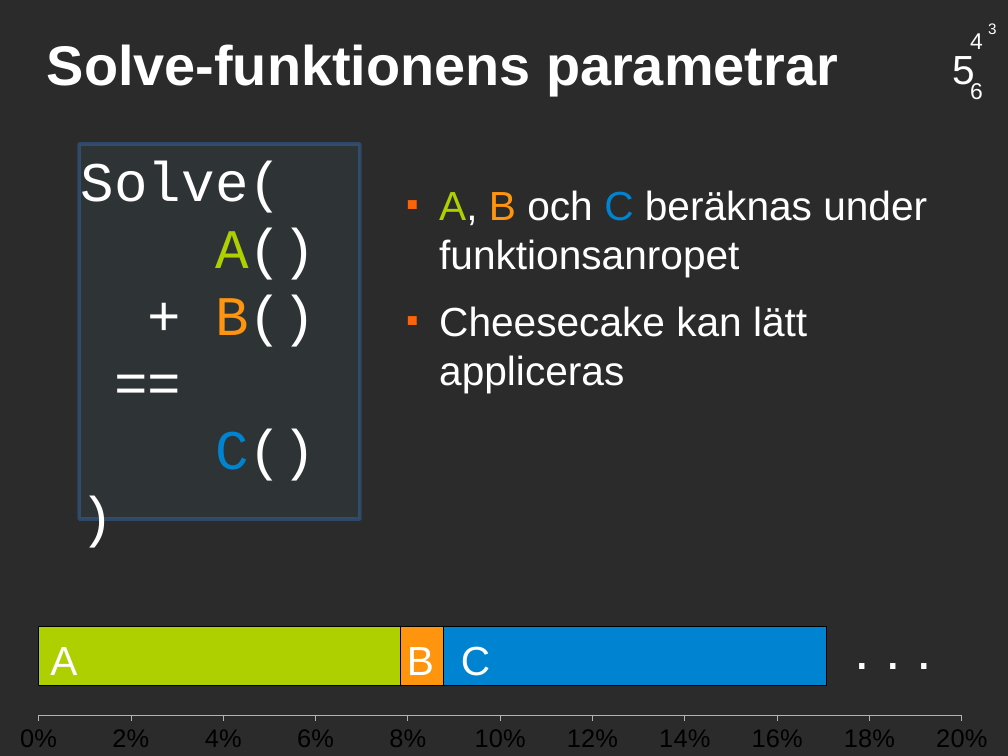
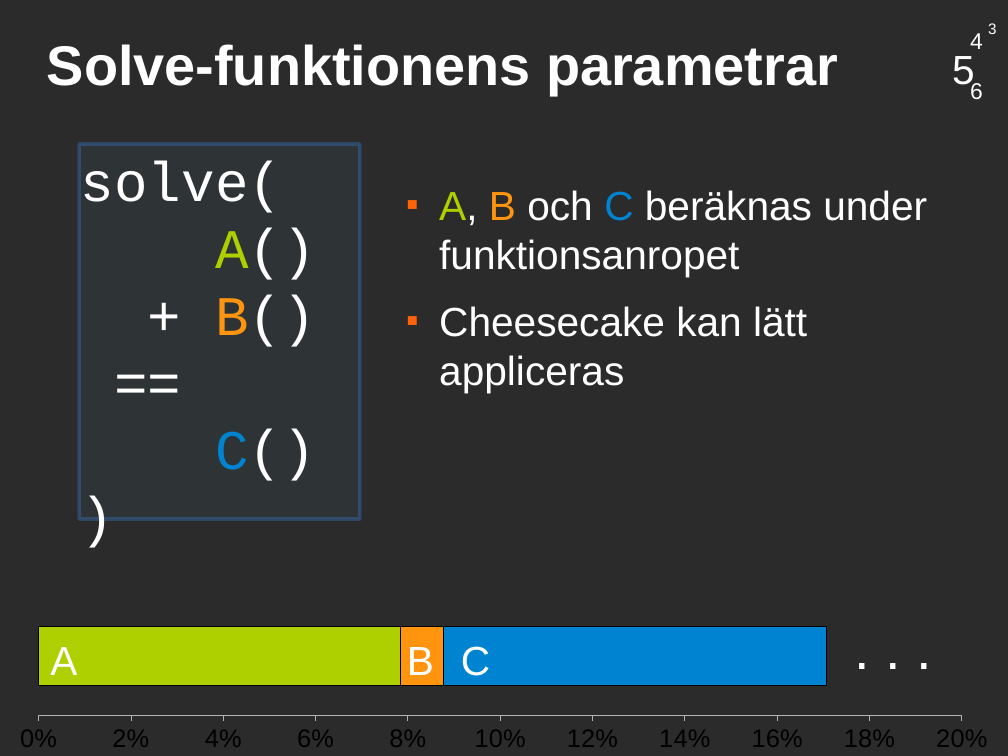
Before and after one commit to saifthe1/openfoam-openmp, a slide deck: slide 14 of presentation/pres.odp. Drawn at 1008x756 pixels with LibreOffice and Linux fonts; fonts in the diff are those of the drawing; background and template pictures are left out; a plain dark background stands for a picture behind light text. Boxes give left, top, right and bottom in pixels: in the first picture for what was removed or moved away, otherwise in the second. Text is boxed around its words. In the diff, an @@ line names an element or a change of style, - is before the commit and + after.

```diff
--- a/presentation/pres.odp
+++ b/presentation/pres.odp
@@ text at bbox=[81, 161, 316, 481]: text changed @@
-Solve(
-A()
-+ B()
-==
-C()
-)
+solve(
+A()
++ B()
+==
+C()
+)
```
Also in this commit, not shown: 2 other slides changed, 1 slide added.
